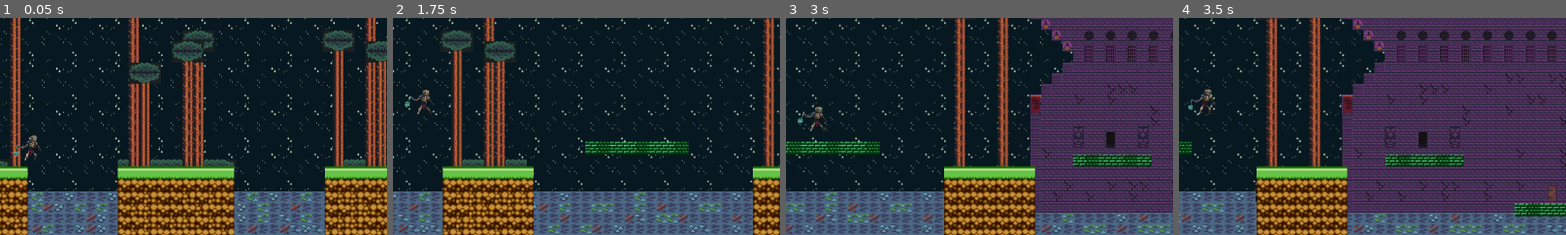
Above: before the commit, frames 1-4 (left to right).
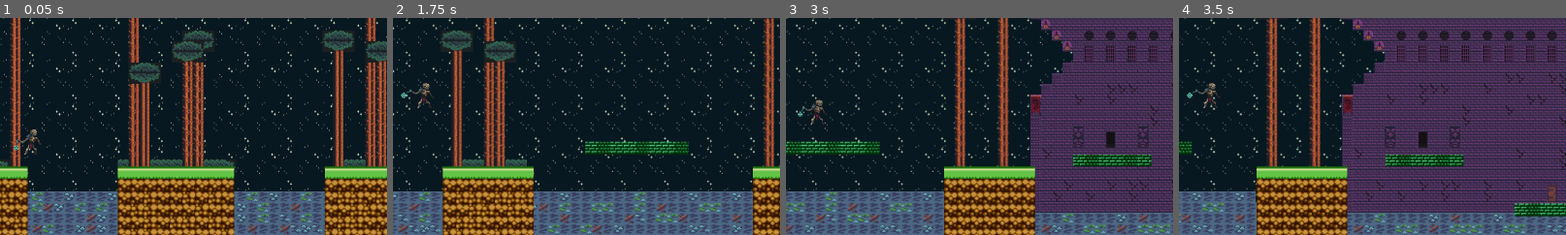
Above: after the commit, the same moments.

Repository: orgniani/GODOT_experiment
Game: Godot game, scene res://scenes/2D_test.tscn
Same seed, same stepped clock (60 frames per second), same inputs: the game is played once before the commit and once after it. The engine's default icon, where the game draws it, is replaced by a stand-in: a white triangle on a blue panel in a dark square.
Inputs (mouse positions are % of the whole screen's width and height, from its top left):
- Up to frame 1 (0.05 s): no input
- Up to frame 2 (1.75 s): move the mouse to (72, 45) at 0.52 s; hold D (move_right) 0.53-1.28 s; tap Space (jump) at 0.6, 0.77, 1.07, 1.35, 1.52 s; move the mouse to (30, 55) at 1.27 s; hold S (move_down) from 1.28 s (still down)
- Up to frame 3 (3 s): tap Space (jump) at 1.82, 2.1, 2.85 s; move the mouse to (60, 28) at 2.02 s; release S (move_down) at 2.03 s; hold D (move_right) 2.03-2.78 s; move the mouse to (45, 70) at 2.77 s; hold W (move_up) from 2.78 s (still down)
- Up to frame 4 (3.5 s): keep holding W (move_up); tap Space (jump) at 3.02, 3.32 s
The pictures show only the part of the screen within x 9-59%, y 50-100%; the shares and areas given below are measured in that part.

The runs differ from the first frame. In frame 1, 0.4% of the frame differs, in the area x 3-11%, y 51-66%; in frame 2, 0.4%; in frame 3, 0.4%; in frame 4, 0.4%.

Commit message:
add skelly jump test

Diff:
--- a/objects/player/player_2d.tscn
+++ b/objects/player/player_2d.tscn
@@ -1,8 +1,9 @@
-[gd_scene load_steps=30 format=3 uid="uid://bhtein0chknfn"]
+[gd_scene load_steps=28 format=3 uid="uid://bhtein0chknfn"]
 
 [ext_resource type="Script" uid="uid://dyev7s6xi0tnq" path="res://scripts/player_2d.gd" id="1_1stpw"]
 [ext_resource type="AudioStream" uid="uid://b4x0f4pgfifoo" path="res://audio/sounds/robot_jump.wav" id="2_60go1"]
 [ext_resource type="Texture2D" uid="uid://cgbxoad4kpljg" path="res://art/sprites/skeleton.png" id="2_522jx"]
+[ext_resource type="Texture2D" uid="uid://ur231ymt6d64" path="res://art/sprites/skeleton_jump_2.png" id="3_llsru"]
 [ext_resource type="AudioStream" uid="uid://bhoyegbjust84" path="res://audio/sounds/robot_land.wav" id="3_vib58"]
 
 [sub_resource type="AtlasTexture" id="AtlasTexture_llsru"]
@@ -22,32 +23,20 @@
 region = Rect2(192, 189, 64, 63)
 
 [sub_resource type="AtlasTexture" id="AtlasTexture_wwlbj"]
-atlas = ExtResource("2_522jx")
-region = Rect2(0, 315, 64, 63)
+atlas = ExtResource("3_llsru")
+region = Rect2(0, 0, 64, 66)
 
 [sub_resource type="AtlasTexture" id="AtlasTexture_hyyfa"]
-atlas = ExtResource("2_522jx")
-region = Rect2(64, 315, 64, 63)
+atlas = ExtResource("3_llsru")
+region = Rect2(64, 0, 64, 66)
 
 [sub_resource type="AtlasTexture" id="AtlasTexture_hcmil"]
-atlas = ExtResource("2_522jx")
-region = Rect2(128, 315, 64, 63)
+atlas = ExtResource("3_llsru")
+region = Rect2(128, 0, 64, 66)
 
 [sub_resource type="AtlasTexture" id="AtlasTexture_pq6xh"]
-atlas = ExtResource("2_522jx")
-region = Rect2(192, 315, 64, 63)
-
-[sub_resource type="AtlasTexture" id="AtlasTexture_74iko"]
-atlas = ExtResource("2_522jx")
-region = Rect2(256, 315, 64, 63)
-
-[sub_resource type="AtlasTexture" id="AtlasTexture_a4yrx"]
-atlas = ExtResource("2_522jx")
-region = Rect2(320, 315, 64, 63)
-
-[sub_resource type="AtlasTexture" id="AtlasTexture_y12g6"]
-atlas = ExtResource("2_522jx")
-region = Rect2(384, 315, 64, 63)
+atlas = ExtResource("3_llsru")
+region = Rect2(192, 0, 64, 66)
 
 [sub_resource type="AtlasTexture" id="AtlasTexture_k6g8p"]
 atlas = ExtResource("2_522jx")
@@ -128,15 +117,6 @@
 }, {
 "duration": 1.0,
 "texture": SubResource("AtlasTexture_pq6xh")
-}, {
-"duration": 1.0,
-"texture": SubResource("AtlasTexture_74iko")
-}, {
-"duration": 1.0,
-"texture": SubResource("AtlasTexture_a4yrx")
-}, {
-"duration": 1.0,
-"texture": SubResource("AtlasTexture_y12g6")
 }],
 "loop": true,
 "name": &"jump",
@@ -194,11 +174,12 @@
 [node name="AnimatedSprite2D" type="AnimatedSprite2D" parent="."]
 texture_filter = 1
 sprite_frames = SubResource("SpriteFrames_6wmvf")
-animation = &"run"
+animation = &"jump"
 autoplay = "idle"
-frame_progress = 0.771418
+frame_progress = 0.462745
 
 [node name="Collider" type="CollisionShape2D" parent="."]
+visible = false
 position = Vector2(-3.3125, 7.25)
 shape = SubResource("RectangleShape2D_whux2")
 
Binary file added: art/sprites/skeleton_jump.png
Not shown, added: art/sprites/skeleton_jump.png.import
Binary file added: art/sprites/skeleton_jump_2.png
Not shown, added: art/sprites/skeleton_jump_2.png.import
